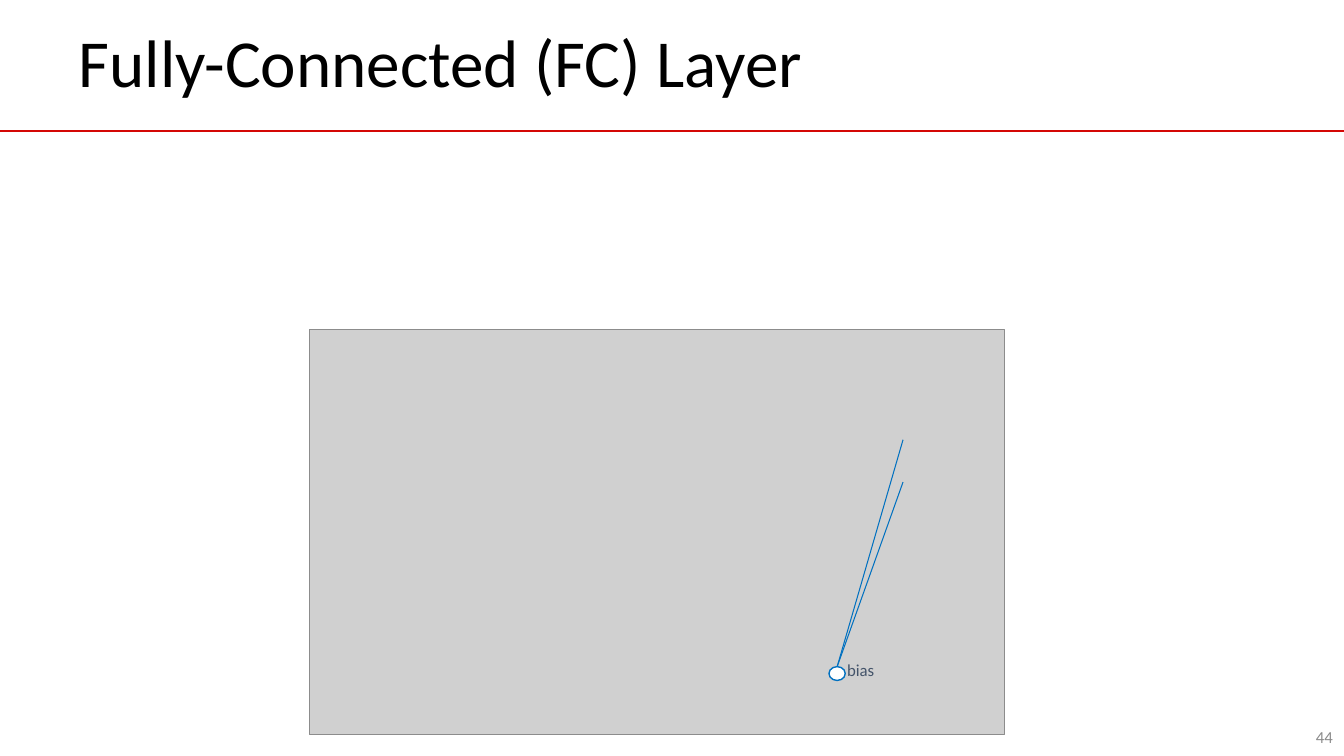
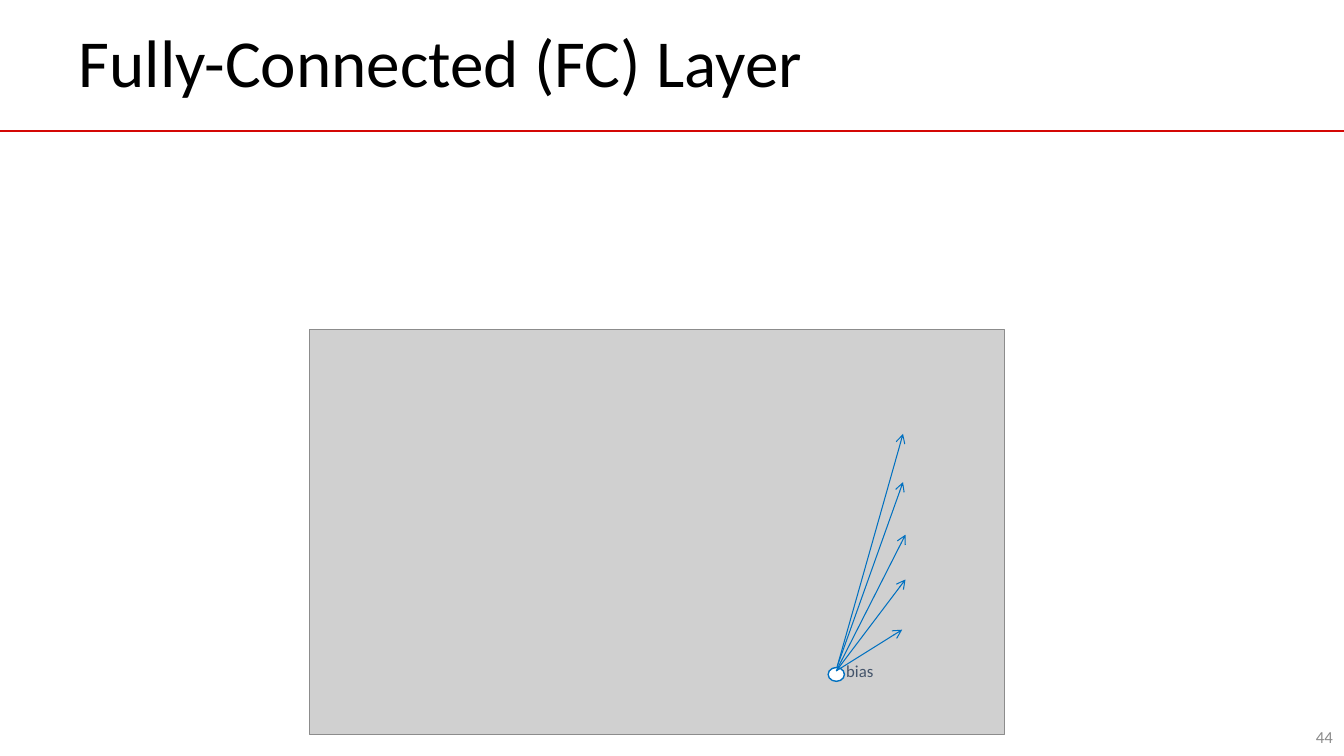
Before and after one commit to guhofstra/CSC144V, a slide deck: slide 44 of PPTs/L3.1 Convolutional Neural Networks.pptx. Drawn at 1344x756 pixels with LibreOffice and Linux fonts; fonts in the diff are those of the drawing; grey boxes stand for pictures. Boxes give left, top, right and bottom in pixels: in the first picture for what was removed or moved away, otherwise in the second. Text is boxed around its words. In the diff, an @@ line names an element or a change of style, - is before the commit and + after.

```diff
--- a/PPTs/L3.1 Convolutional Neural Networks.pptx
+++ b/PPTs/L3.1 Convolutional Neural Networks.pptx
@@ line moved from (838, 666) - (903, 440) to (838, 666) - (903, 434) @@
@@ line (838, 666) - (903, 434): line to arrow @@
@@ line (838, 666) - (903, 482): line to arrow @@
@@ arrow added from (837, 671) to (905, 534), #0070C0 0.75 pt @@
@@ arrow added from (837, 671) to (905, 580), #0070C0 0.75 pt @@
@@ arrow added from (837, 671) to (902, 630), #0070C0 0.75 pt @@
```
Also in this commit, not shown: 2 other slides changed, 1 slide added, 1 other file.
